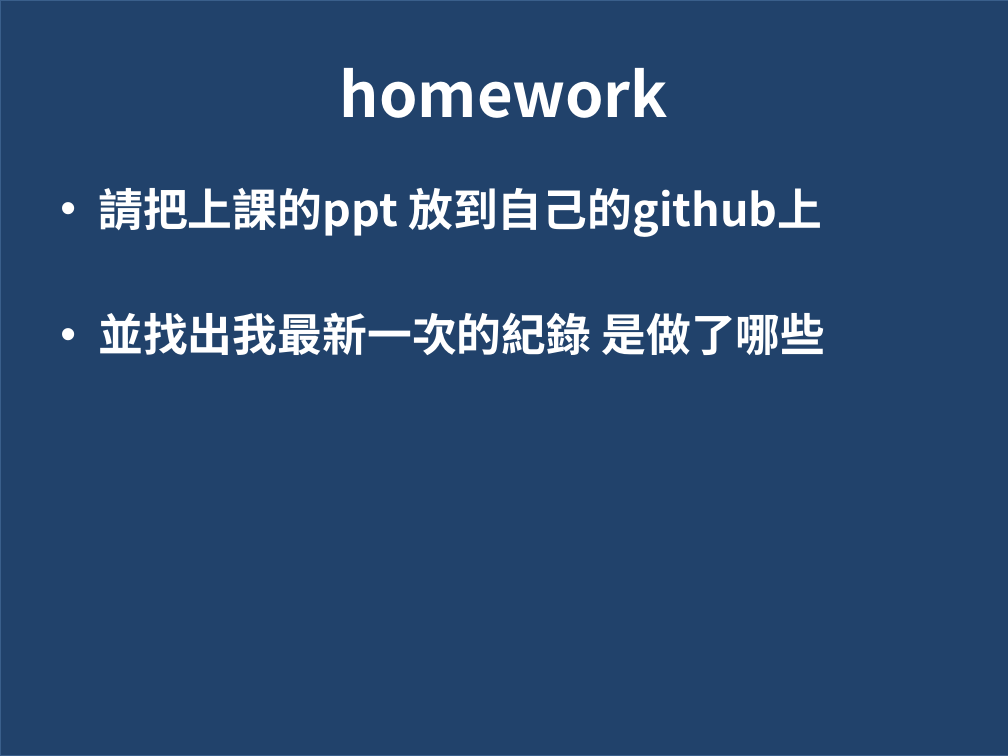
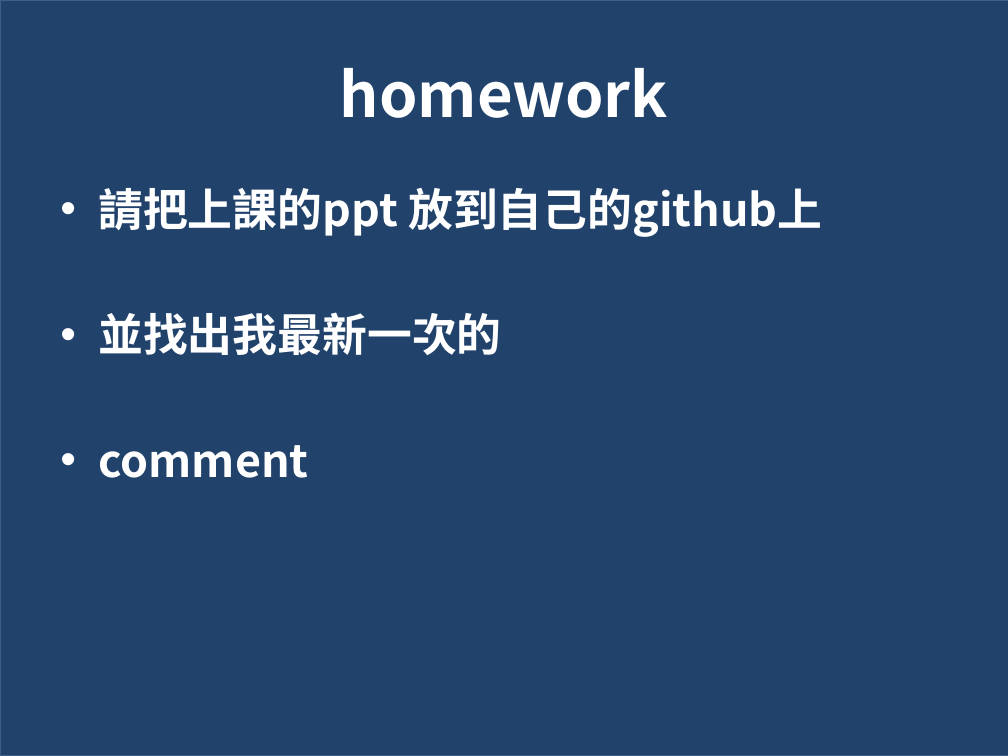
Before and after one commit to yingtonglang/tt, a slide deck: slide 17 of github.pptx. Drawn at 1008x756 pixels with LibreOffice and Linux fonts; fonts in the diff are those of the drawing; background and template pictures are left out; a plain dark background stands for a picture behind light text. Boxes give left, top, right and bottom in pixels: in the first picture for what was removed or moved away, otherwise in the second. Text is boxed around its words. In the diff, an @@ line names an element or a change of style, - is before the commit and + after.

Commit message:
python is fun

```diff
--- a/github.pptx
+++ b/github.pptx
@@ text at box(98, 312, 501, 478): text changed @@
-• 並找出我最新一次的紀錄 是做了哪些
+• 並找出我最新一次的
+• comment
```
